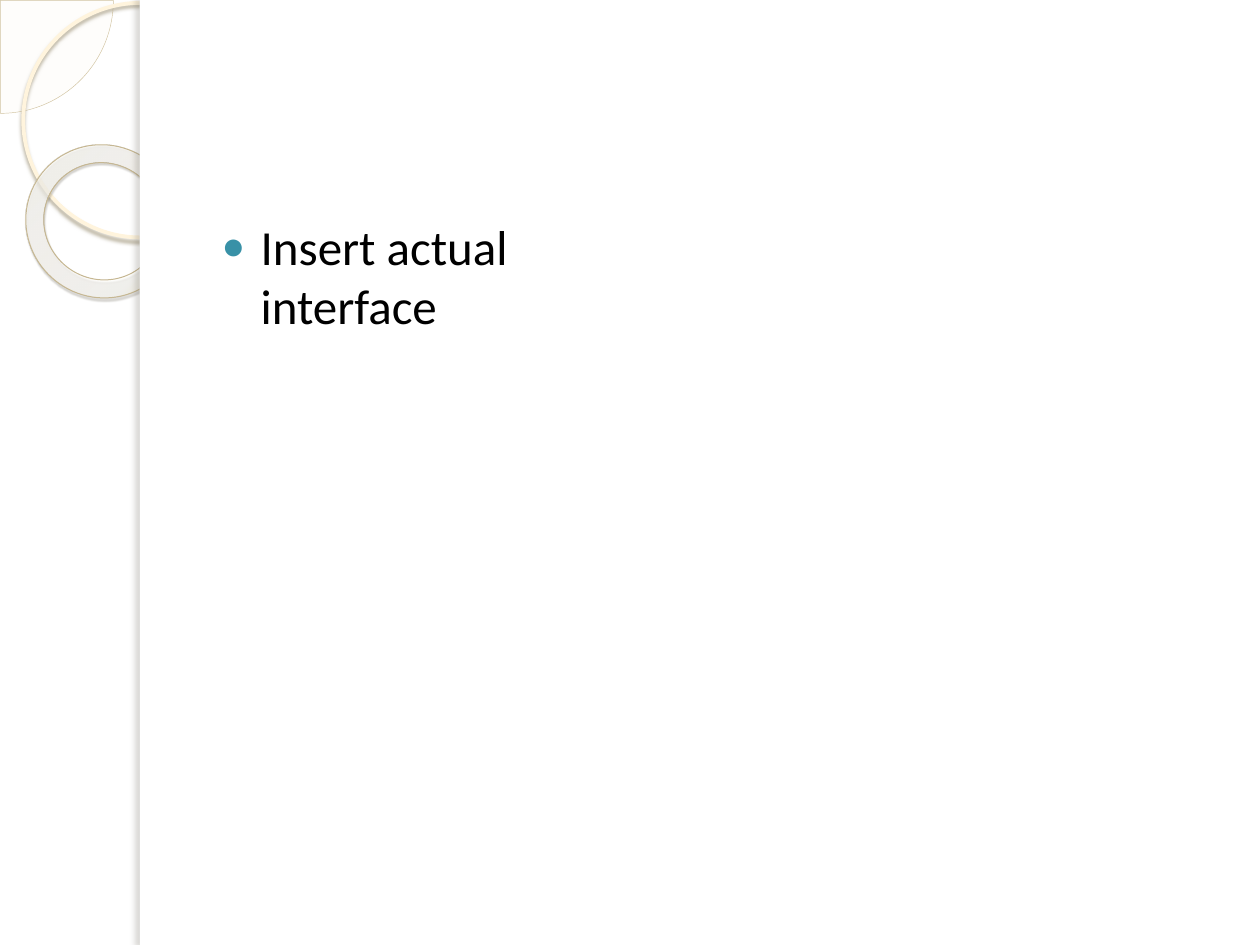
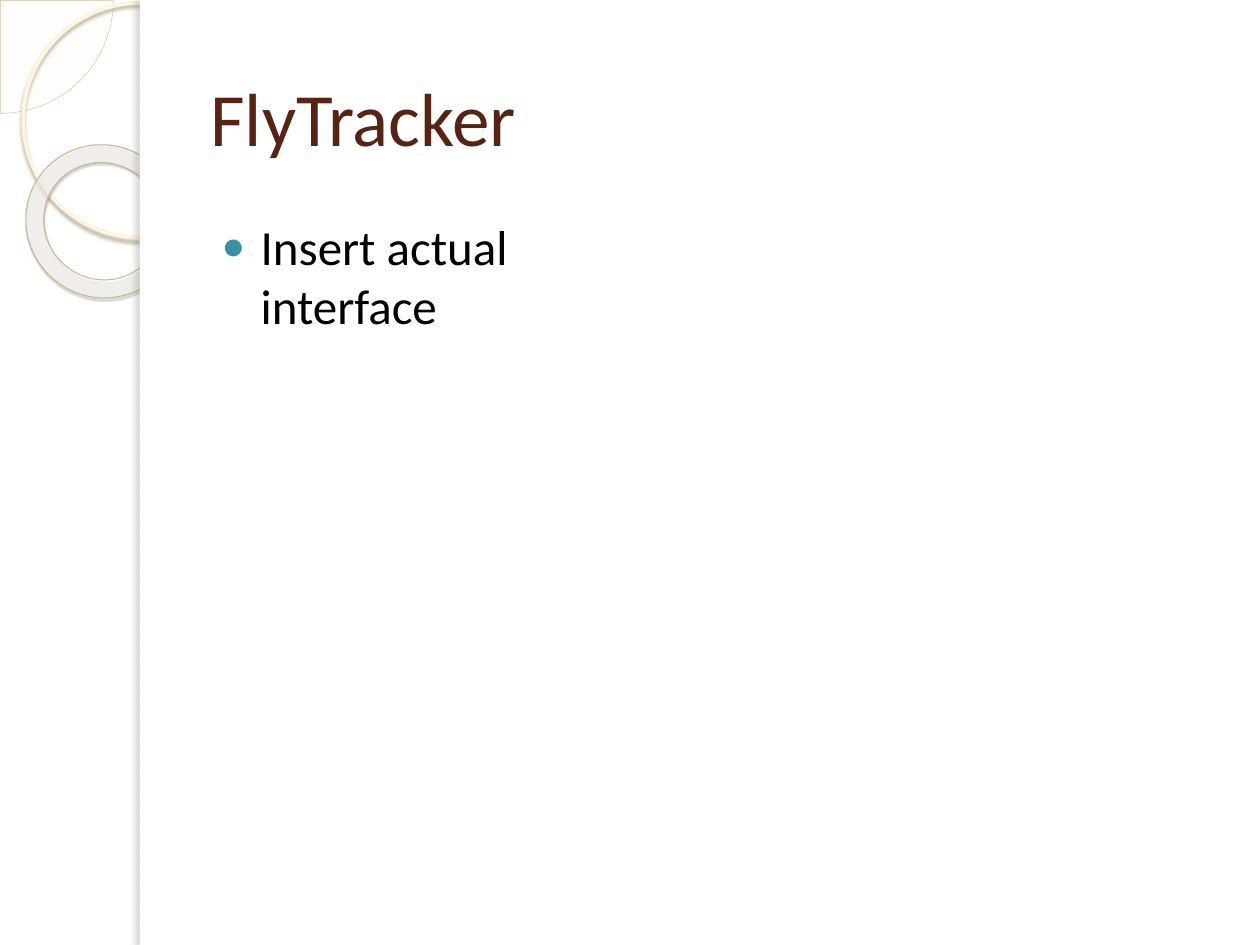
Before and after one commit to jakelamotta/master_thesis, a slide deck: slide 14 of presentations/presentation_swe.pptx. Drawn at 1260x945 pixels with LibreOffice and Linux fonts; fonts in the diff are those of the drawing; background and template pictures are left out. Boxes give left, top, right and bottom in pixels: in the first picture for what was removed or moved away, otherwise in the second. Text is boxed around its words. In the diff, an @@ line names an element or a change of style, - is before the commit and + after.

```diff
--- a/presentations/presentation_swe.pptx
+++ b/presentations/presentation_swe.pptx
@@ title added at bbox=[210, 93, 516, 158], 43 pt, text #572314 @@
+FlyTracker
```
Also in this commit, not shown: 5 other slides changed.
